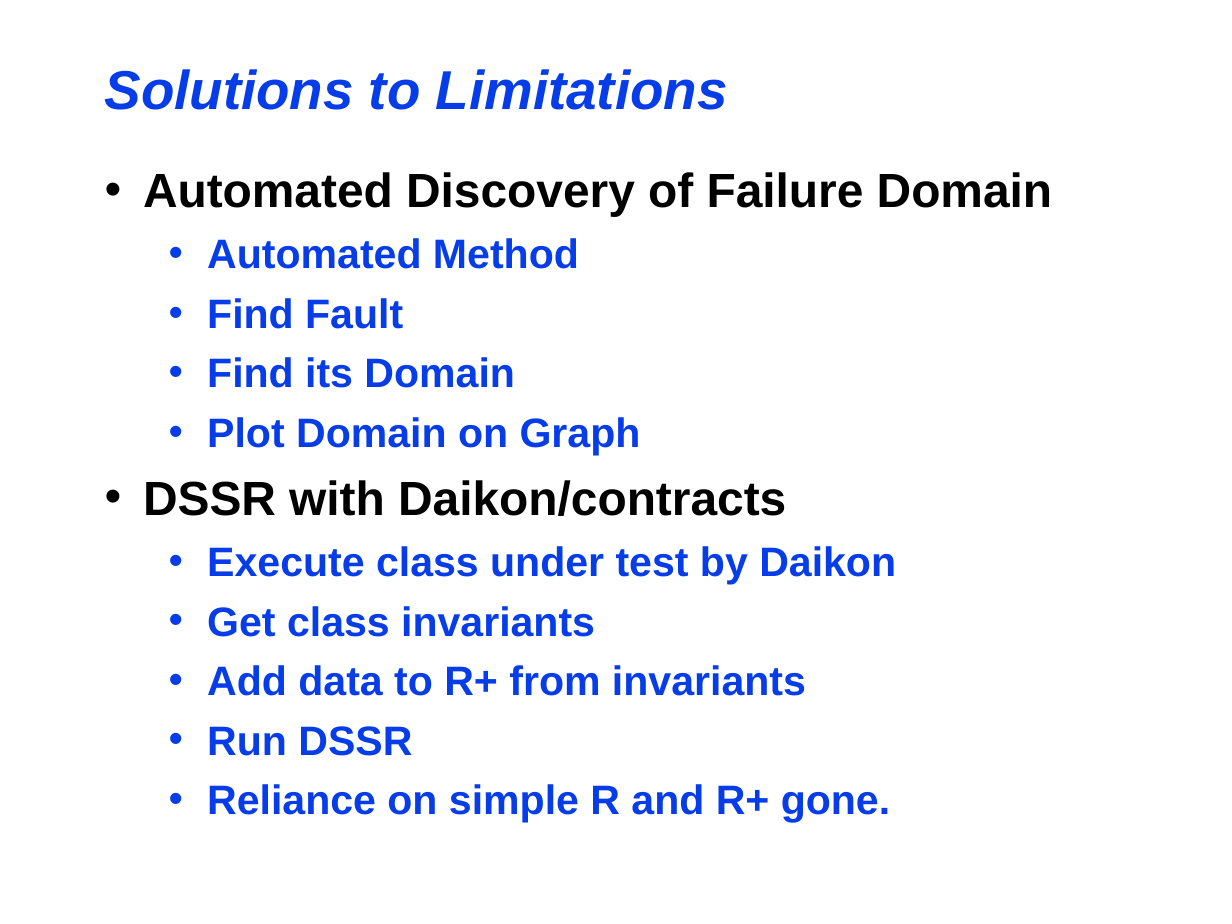
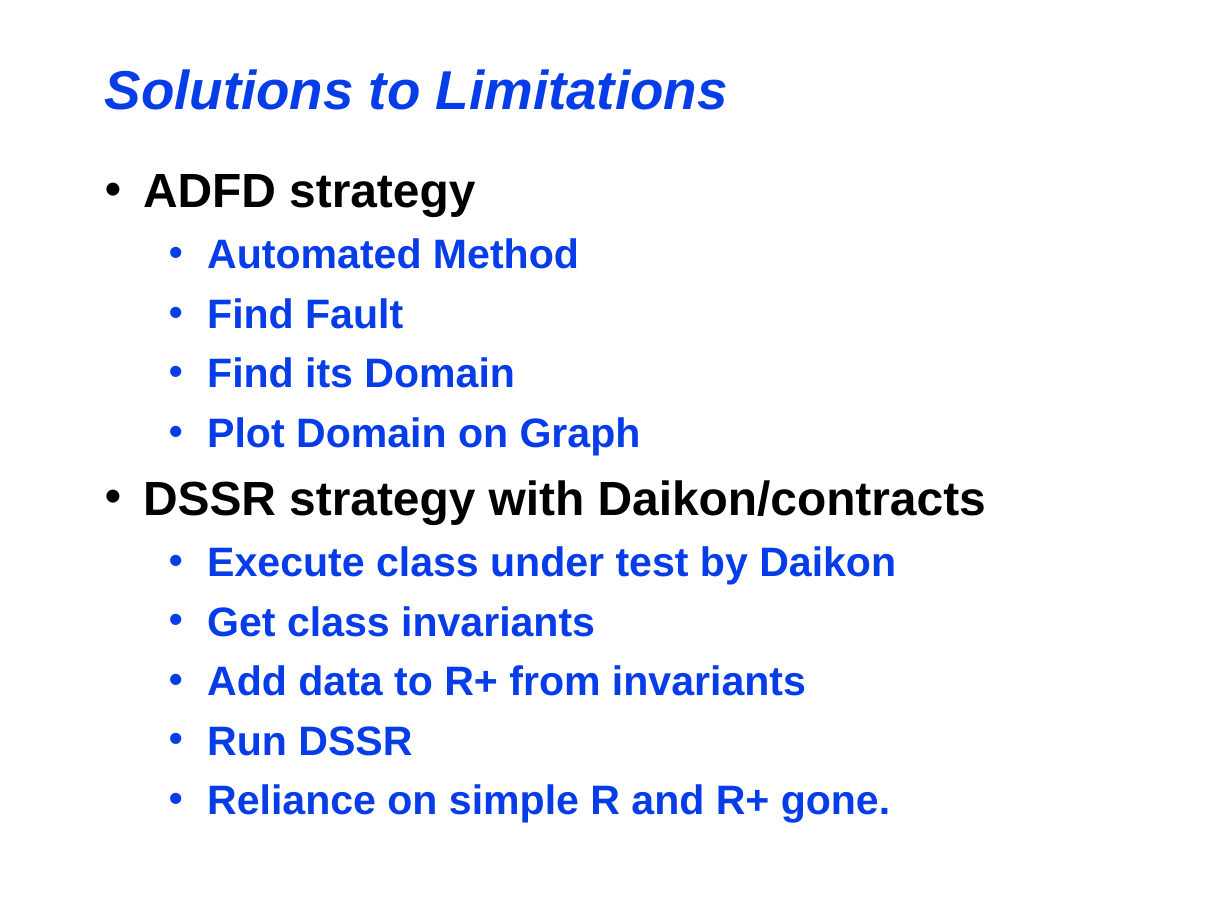
Before and after one commit to maochy/yeti-test, a slide deck: slide 16 of ThesisSeminar/ThesisSeminar.ppt (slide 15 before the commit). Drawn at 1232x924 pixels with LibreOffice and Linux fonts; fonts in the diff are those of the drawing. Boxes give left, top, right and bottom in pixels: in the first picture for what was removed or moved away, otherwise in the second. Text is boxed around its words. In the diff, an @@ line names an element or a change of style, - is before the commit and + after.

```diff
--- a/ThesisSeminar/ThesisSeminar.ppt
+++ b/ThesisSeminar/ThesisSeminar.ppt
@@ text at (143, 174, 475, 216): text changed @@
-• Automated Discovery of Failure Domain
+• ADFD strategy
@@ text at (143, 480, 986, 524): text changed @@
-• DSSR with Daikon/contracts
+• DSSR strategy with Daikon/contracts
```
Also in this commit, not shown: 10 other slides changed, 1 slide added.
